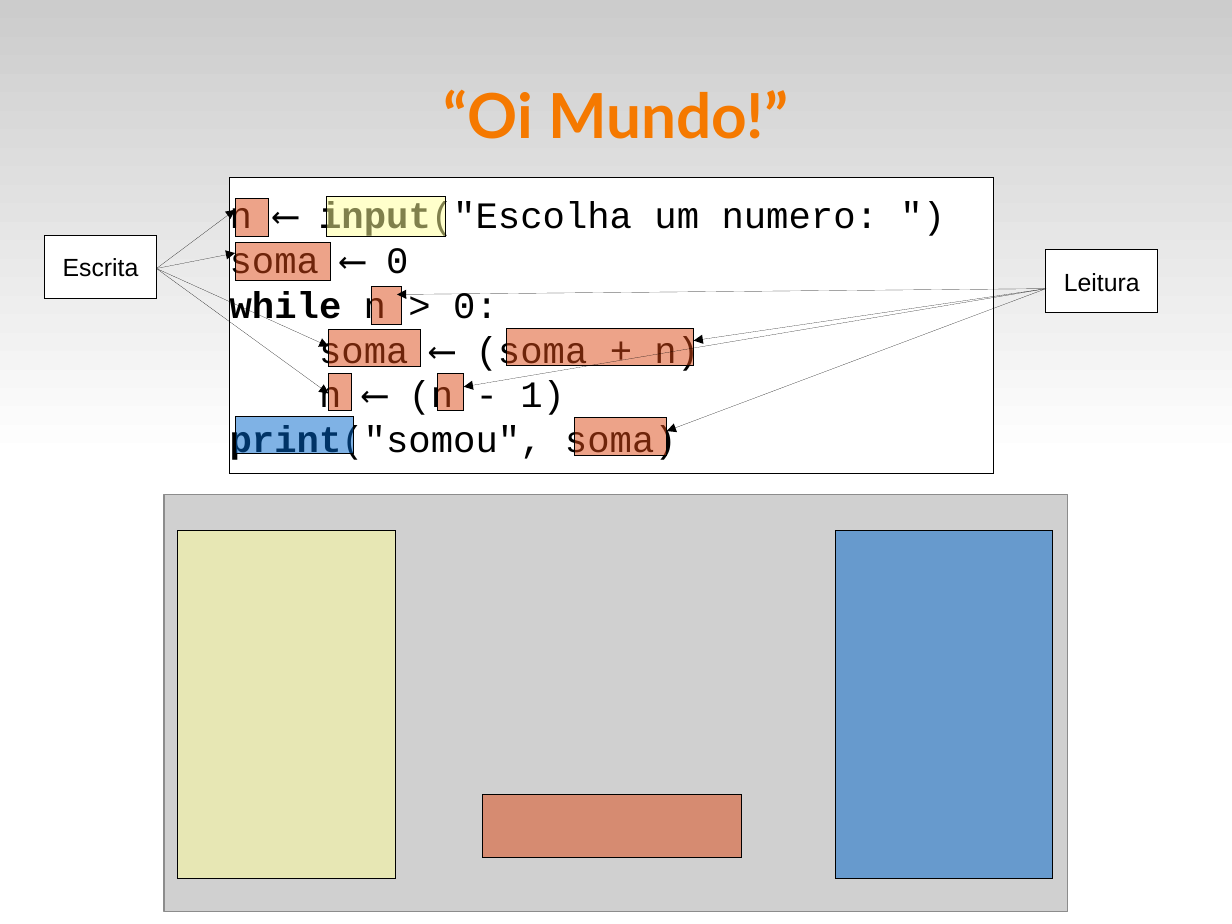
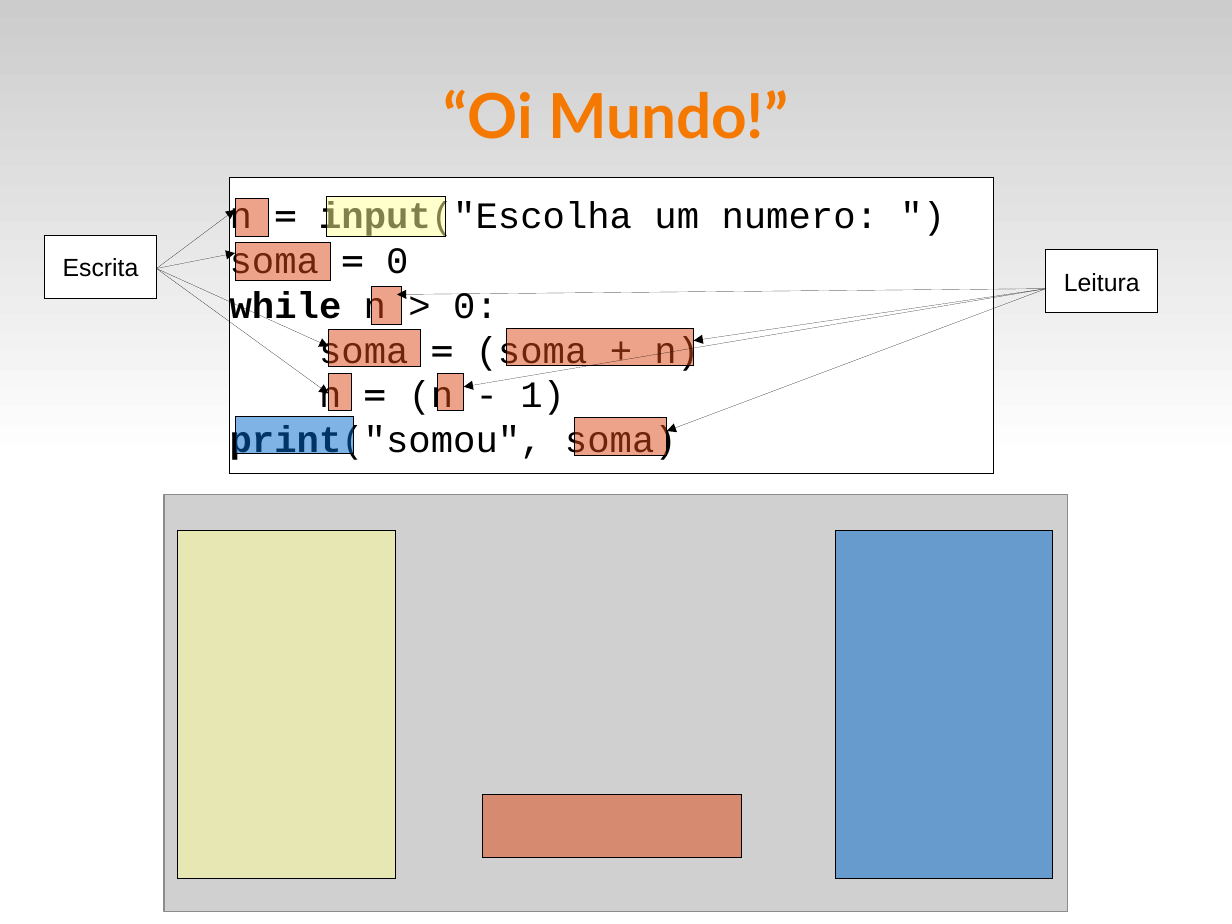
Before and after one commit to fsantanna-uerj/LP1, a slide deck: slide 10 of Slides/lp1-01-python.odp. Drawn at 1232x924 pixels with LibreOffice and Linux fonts; fonts in the diff are those of the drawing; grey boxes stand for pictures. Boxes give left, top, right and bottom in pixels: in the first picture for what was removed or moved away, otherwise in the second. Text is boxed around its words. In the diff, an @@ line names an element or a change of style, - is before the commit and + after.

```diff
--- a/Slides/lp1-01-python.odp
+++ b/Slides/lp1-01-python.odp
@@ text in rectangle at [230, 202, 879, 284]: text changed @@
-n ⟵ input("Escolha um numero: ")
-soma ⟵ 0
+n = input("Escolha um numero: ")
+soma = 0
@@ text in rectangle at [319, 336, 699, 418]: text changed @@
-soma ⟵ (soma + n)
-n ⟵ (n - 1)
+soma = (soma + n)
+n = (n - 1)
```
Also in this commit, not shown: 2 other slides changed, 1 other file.
